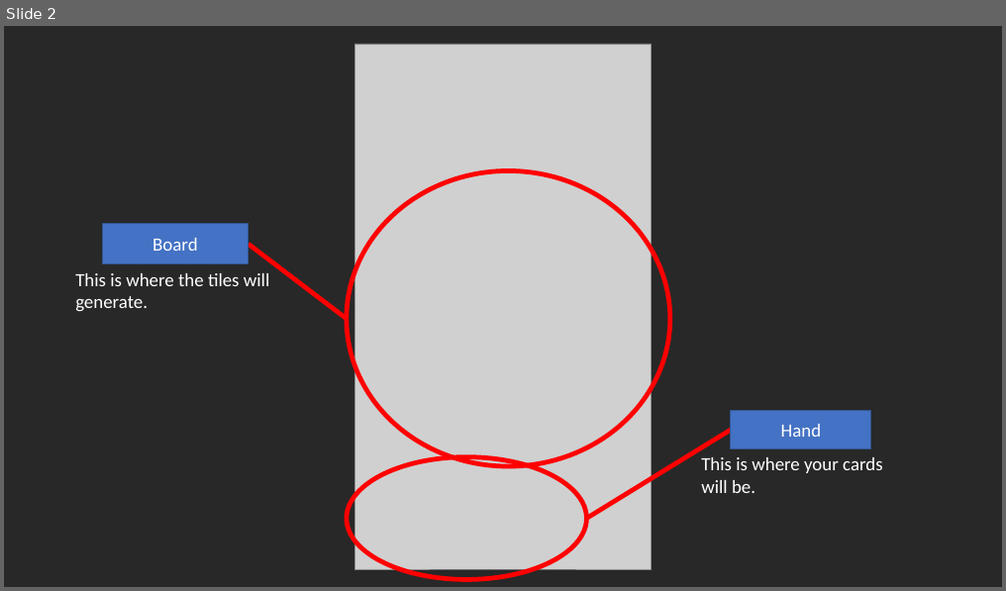
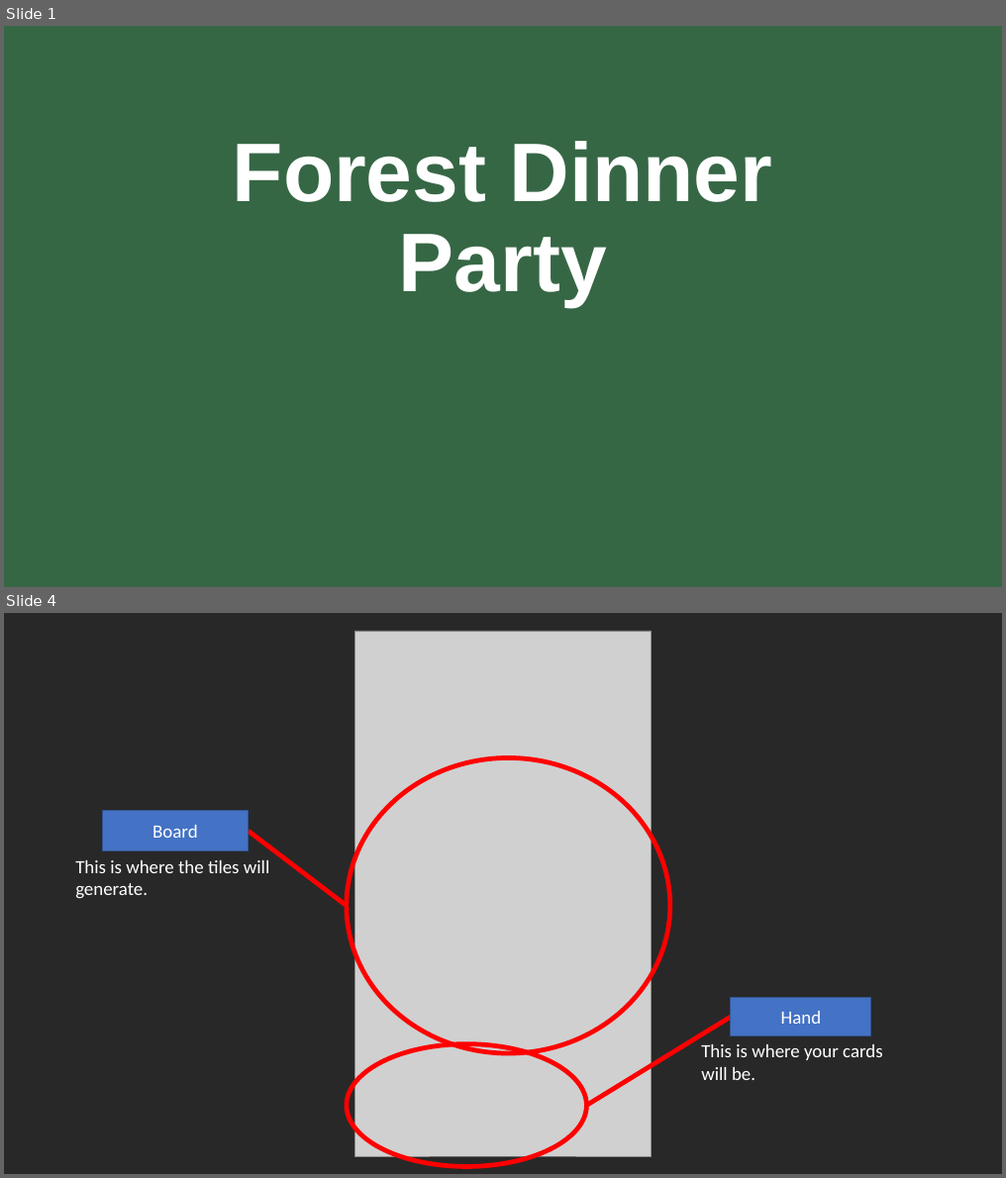
Before and after one commit to PeezJoel/ForestDinnerParty, a slide deck: Tutorial.pptx. Shown one above the other, each under a label of ours: slide 2 before the commit, slides 1 and 4 after it; the slides between them are not shown. The pictures are 1006x591 and 1006x1178 pixels, drawn with LibreOffice and Linux fonts; fonts in the diff are those of the drawing; grey boxes stand for pictures. Boxes give left, top, right and bottom in pixels: in the first picture for what was removed or moved away, otherwise in the second. Text is boxed around its words. In the diff, an @@ line names an element or a change of style, - is before the commit and + after.

```diff
--- a/Tutorial.pptx
+++ b/Tutorial.pptx
@@ slide 1 added at bbox=[4, 26, 1002, 587], background #366745 @@
@@ title added at bbox=[233, 141, 773, 306], 80 pt, text #FFFFFF, bold @@
+Forest Dinner Party
@@ what was slide 2 is now slide 4 @@
```
Also in this commit, not shown: 2 slides changed, 1 other slide added.
